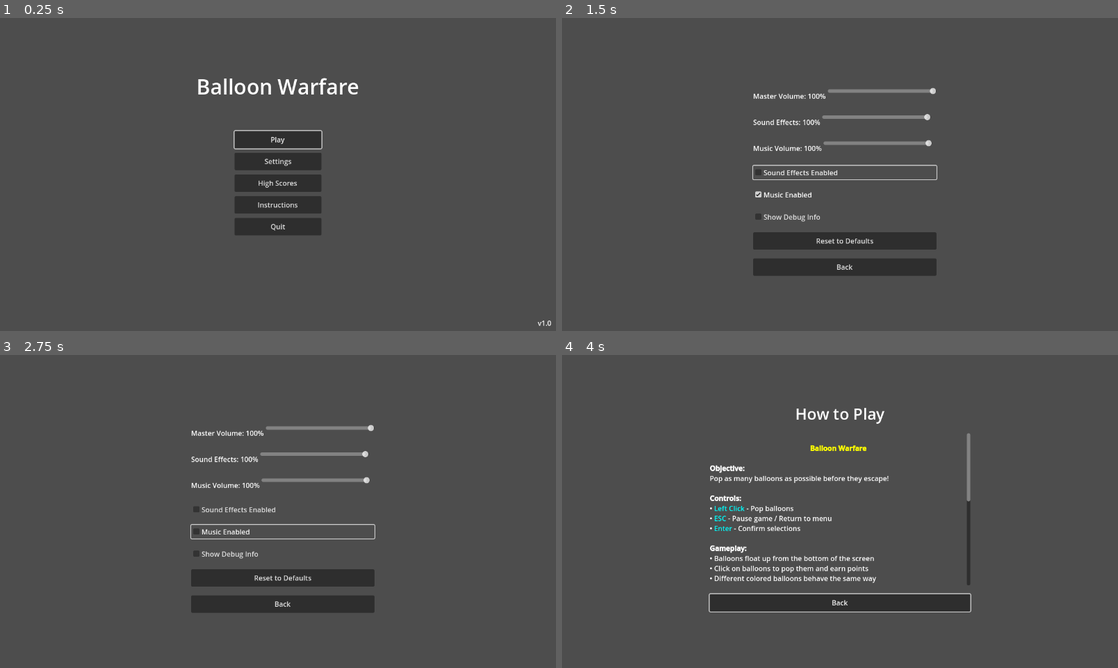
Above: before the commit, frames 1-4 (two rows, left to right).
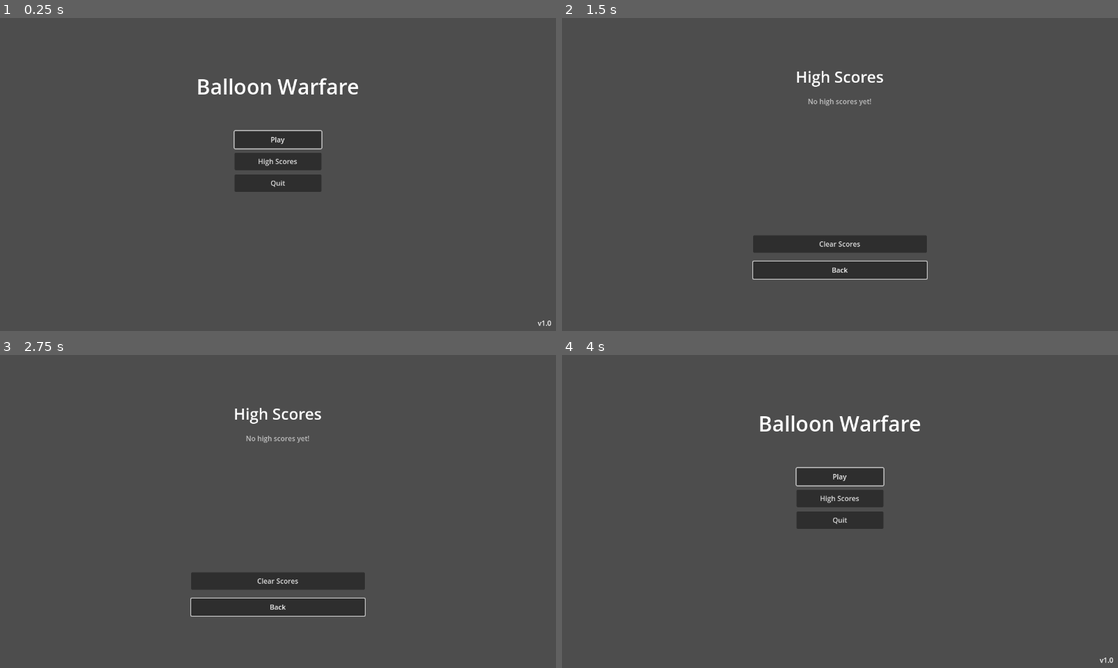
Above: after the commit, the same moments.

Repository: egorlepa/Balloon-Sucker-2
Game: Godot game, scene res://main_menu.tscn
Two runs of this game, one before a commit and one after it. Both use one fixed random seed, a clock stepped at 60 frames per second and the inputs below.
Inputs (mouse positions are in pixels of both pictures, inside the frame that each line leads up to):
- Up to frame 1 (0.25 s): no input
- Up to frame 2 (1.5 s): click (840, 161) at 0.5 s, where only the run before the commit has a clickable "Settings"; click (845, 171) at 1.25 s, where only the run before the commit has a clickable "Sound Effects Enabled"
- Up to frame 3 (2.75 s): click (283, 530) at 2 s, where only the run before the commit has a clickable "Music Enabled"
- Up to frame 4 (4 s): click "Back" at 2.75 s; click (840, 542) at 3.5 s, where only the run before the commit has a clickable "Instructions"

The runs differ from the first frame. In frame 1, 1.8% of the frame differs, in the area x 42-58%, y 44-70%; in frame 2, 3.6%; in frame 3, 3.6%; in frame 4, 8.3%, in the area x 26-100%, y 16-99%.

Commit message:
Better working stuff

Diff:
--- a/game.gd
+++ b/game.gd
@@ -48,8 +48,8 @@
 	GameManager.game_paused.connect(_on_game_paused)
 	GameManager.game_resumed.connect(_on_game_resumed)
 
-	# Update debug info visibility
-	debug_info.visible = GameManager.show_debug_info
+	# Debug info disabled by default
+	debug_info.visible = false
 
 @export var difficulty_curve: Curve
 var difficulty := 0.0
@@ -115,7 +115,8 @@
 
 	var fart := $Fart.duplicate()
 	add_child(fart)
-	GameManager.play_sound_effect(fart, 0.2)
+	fart.volume_db = linear_to_db(0.2)
+	GameManager.play_sound_effect(fart)
 	fart.finished.connect(func():
 		fart.queue_free()
 	)
--- a/game.tscn
+++ b/game.tscn
@@ -58,7 +58,7 @@
 [node name="SpawnTimer" type="Timer" parent="."]
 wait_time = 5.0
 
-[node name="DebugInfo" type="Node2D" parent="."]
+[node name="DebugInfo" type="Control" parent="."]
 z_index = 10
 
 [node name="SpeedLabel" type="Label" parent="DebugInfo"]
--- a/game_manager.gd
+++ b/game_manager.gd
@@ -11,24 +11,12 @@
 var high_scores: Array[int] = []
 var game_paused_state: bool = false
 
-# Audio settings
-var master_volume: float = 1.0
-var sound_effects_volume: float = 1.0
-var music_volume: float = 1.0
-var sound_effects_enabled: bool = true
-var music_enabled: bool = true
-
-# Game settings
-var show_debug_info: bool = false
-
 # High score system
 const MAX_HIGH_SCORES = 10
 const SAVE_FILE_PATH = "user://high_scores.save"
-const SETTINGS_FILE_PATH = "user://settings.save"
 
 func _ready():
 	"""Initialize the GameManager and load saved data."""
-	load_settings()
 	load_high_scores()
 
 func _input(event):
@@ -135,70 +123,7 @@
 				high_scores = loaded_scores
 			file.close()
 
-func save_settings():
-	"""Save game settings to file."""
-	var settings = {
-		"master_volume": master_volume,
-		"sound_effects_volume": sound_effects_volume,
-		"music_volume": music_volume,
-		"sound_effects_enabled": sound_effects_enabled,
-		"music_enabled": music_enabled,
-		"show_debug_info": show_debug_info
-	}
-
-	var file = FileAccess.open(SETTINGS_FILE_PATH, FileAccess.WRITE)
-	if file:
-		file.store_var(settings)
-		file.close()
-
-func load_settings():
-	"""Load game settings from file."""
-	if FileAccess.file_exists(SETTINGS_FILE_PATH):
-		var file = FileAccess.open(SETTINGS_FILE_PATH, FileAccess.READ)
-		if file:
-			var settings = file.get_var()
-			if settings is Dictionary:
-				master_volume = settings.get("master_volume", 1.0)
-				sound_effects_volume = settings.get("sound_effects_volume", 1.0)
-				music_volume = settings.get("music_volume", 1.0)
-				sound_effects_enabled = settings.get("sound_effects_enabled", true)
-				music_enabled = settings.get("music_enabled", true)
-				show_debug_info = settings.get("show_debug_info", false)
-			file.close()
-
-# Audio Management
-func play_sound_effect(audio_stream_player: AudioStreamPlayer, volume_scale: float = 1.0):
-	"""Play a sound effect with proper volume scaling."""
-	if sound_effects_enabled:
-		audio_stream_player.volume_db = linear_to_db(sound_effects_volume * master_volume * volume_scale)
-		audio_stream_player.play()
-
-func set_master_volume(volume: float):
-	"""Set the master volume and save settings."""
-	master_volume = clamp(volume, 0.0, 1.0)
-	save_settings()
-
-func set_sound_effects_volume(volume: float):
-	"""Set the sound effects volume and save settings."""
-	sound_effects_volume = clamp(volume, 0.0, 1.0)
-	save_settings()
-
-func set_music_volume(volume: float):
-	"""Set the music volume and save settings."""
-	music_volume = clamp(volume, 0.0, 1.0)
-	save_settings()
-
-func toggle_sound_effects():
-	"""Toggle sound effects on/off."""
-	sound_effects_enabled = !sound_effects_enabled
-	save_settings()
-
-func toggle_music():
-	"""Toggle music on/off."""
-	music_enabled = !music_enabled
-	save_settings()
-
-func toggle_debug_info():
-	"""Toggle debug info display."""
-	show_debug_info = !show_debug_info
-	save_settings()
+# Simple Audio Management
+func play_sound_effect(audio_stream_player: AudioStreamPlayer):
+	"""Play a sound effect."""
+	audio_stream_player.play()
--- a/instructions.gd
+++ /dev/null
@@ -1,80 +0,0 @@
-extends Control
-
-# Instructions screen controller script
-# Explains how to play the game
-
-@onready var title_label: Label = $VBoxContainer/TitleLabel
-@onready var instructions_text: RichTextLabel = $VBoxContainer/InstructionsText
-@onready var back_button: Button = $VBoxContainer/BackButton
-
-func _ready():
-	"""Initialize the instructions screen."""
-	# Connect button signals
-	back_button.pressed.connect(_on_back_pressed)
-
-	# Set up the display
-	title_label.text = "How to Play"
-
-	# Set up the instructions text
-	var instructions = """
-[center][color=yellow][b]Balloon Warfare[/b][/color][/center]
-
-[b]Objective:[/b]
-Pop as many balloons as possible before they escape!
-
-[b]Controls:[/b]
-• [color=cyan]Left Click[/color] - Pop balloons
-• [color=cyan]ESC[/color] - Pause game / Return to menu
-• [color=cyan]Enter[/color] - Confirm selections
-
-[b]Gameplay:[/b]
-• Balloons float up from the bottom of the screen
-• Click on balloons to pop them and earn points
-• Different colored balloons behave the same way
-• Wind affects balloon movement
-• Game gets harder over time with faster balloons
-
-[b]Health System:[/b]
-• You start with 10 health points
-• Each balloon that escapes costs 1 health
-• Game ends when health reaches 0
-
-[b]Scoring:[/b]
-• Each popped balloon = 1 point
-• Try to beat your high score!
-• Top 10 scores are saved
-
-[b]Tips:[/b]
-• Watch for wind effects - balloons drift sideways
-• Focus on balloons closest to escaping
-• The game gets progressively harder
-• Don't let too many balloons escape at once!
-
-[center][color=green]Good luck and have fun![/color][/center]
-"""
-
-	instructions_text.text = instructions
-
-	# Focus the back button by default
-	back_button.grab_focus()
-
-func _on_back_pressed():
-	"""Handle back button press - return to main menu."""
-	GameManager.return_to_main_menu()
-
-func _input(event):
-	"""Handle input events."""
-	if event.is_action_pressed("ui_cancel"):
-		# ESC key returns to main menu
-		_on_back_pressed()
-
-# Visual effects for buttons
-func _on_back_button_mouse_entered():
-	"""Handle back button hover effect."""
-	var tween = create_tween()
-	tween.tween_property(back_button, "modulate", Color.CYAN, 0.1)
-
-func _on_back_button_mouse_exited():
-	"""Handle back button hover exit effect."""
-	var tween = create_tween()
-	tween.tween_property(back_button, "modulate", Color.WHITE, 0.1)
--- a/instructions.tscn
+++ /dev/null
@@ -1,59 +0,0 @@
-[gd_scene load_steps=3 format=3 uid="uid://17bjt51c1yjp"]
-
-[ext_resource type="Script" path="res://instructions.gd" id="1_instructions"]
-
-[sub_resource type="LabelSettings" id="LabelSettings_1"]
-font_size = 36
-
-[node name="Instructions" type="Control"]
-anchor_right = 1.0
-anchor_bottom = 1.0
-script = ExtResource("1_instructions")
-
-[node name="VBoxContainer" type="VBoxContainer" parent="."]
-anchor_left = 0.5
-anchor_top = 0.5
-anchor_right = 0.5
-anchor_bottom = 0.5
-offset_left = -300.0
-offset_top = -250.0
-offset_right = 300.0
-offset_bottom = 250.0
-theme_override_constants/separation = 20
-
-[node name="TitleLabel" type="Label" parent="VBoxContainer"]
-text = "Instructions"
-label_settings = SubResource("LabelSettings_1")
-horizontal_alignment = 1
-
-[node name="InstructionsText" type="RichTextLabel" parent="VBoxContainer"]
-custom_minimum_size = Vector2(600, 350)
-bbcode_enabled = true
-text = "[center][b]How to Play Balloon Warfare[/b][/center]
-
-[color=yellow]Objective:[/color]
-Pop as many balloons as possible before they escape!
-
-[color=yellow]Controls:[/color]
-• Click on balloons to pop them
-• Press ESC to pause the game
-• Use the mouse to navigate menus
-
-[color=yellow]Gameplay:[/color]
-• Balloons rise from the bottom of the screen
-• Each balloon that escapes costs you 1 health
-• You start with 10 health points
-• Game ends when health reaches 0
-
-[color=yellow]Scoring:[/color]
-• Each popped balloon gives you 1 point
-• Try to beat your high score!
-
-[color=yellow]Tips:[/color]
-• Watch out for wind effects on balloons
-• Game gets harder over time
-• Focus on balloons closest to escaping"
-
-[node name="BackButton" type="Button" parent="VBoxContainer"]
-custom_minimum_size = Vector2(200, 40)
-text = "Back"
--- a/main_menu.gd
+++ b/main_menu.gd
@@ -4,9 +4,7 @@
 # Handles navigation between different menu screens
 
 @onready var play_button: Button = $VBoxContainer/PlayButton
-@onready var settings_button: Button = $VBoxContainer/SettingsButton
 @onready var high_scores_button: Button = $VBoxContainer/HighScoresButton
-@onready var instructions_button: Button = $VBoxContainer/InstructionsButton
 @onready var quit_button: Button = $VBoxContainer/QuitButton
 
 @onready var title_label: Label = $TitleLabel
@@ -16,9 +14,7 @@
 	"""Initialize the main menu."""
 	# Connect button signals
 	play_button.pressed.connect(_on_play_pressed)
-	settings_button.pressed.connect(_on_settings_pressed)
 	high_scores_button.pressed.connect(_on_high_scores_pressed)
-	instructions_button.pressed.connect(_on_instructions_pressed)
 	quit_button.pressed.connect(_on_quit_pressed)
 
 	# Set up the UI
@@ -37,17 +33,9 @@
 	"""Handle play button press - start new game."""
 	GameManager.start_new_game()
 
-func _on_settings_pressed():
-	"""Handle settings button press - open settings menu."""
-	GameManager.change_scene("res://settings_menu.tscn")
-
 func _on_high_scores_pressed():
 	"""Handle high scores button press - show high scores."""
 	GameManager.change_scene("res://high_scores.tscn")
-
-func _on_instructions_pressed():
-	"""Handle instructions button press - show how to play."""
-	GameManager.change_scene("res://instructions.tscn")
 
 func _on_quit_pressed():
 	"""Handle quit button press - exit game."""
--- a/main_menu.tscn
+++ b/main_menu.tscn
@@ -10,6 +10,8 @@
 anchors_preset = 15
 anchor_right = 1.0
 anchor_bottom = 1.0
+grow_horizontal = 2
+grow_vertical = 2
 script = ExtResource("1_main_menu")
 
 [node name="TitleLabel" type="Label" parent="."]
@@ -56,21 +58,11 @@
 layout_mode = 2
 text = "Play"
 
-[node name="SettingsButton" type="Button" parent="VBoxContainer"]
-custom_minimum_size = Vector2(200, 40)
-layout_mode = 2
-text = "Settings"
-
 [node name="HighScoresButton" type="Button" parent="VBoxContainer"]
 custom_minimum_size = Vector2(200, 40)
 layout_mode = 2
 text = "High Scores"
 
-[node name="InstructionsButton" type="Button" parent="VBoxContainer"]
-custom_minimum_size = Vector2(200, 40)
-layout_mode = 2
-text = "Instructions"
-
 [node name="QuitButton" type="Button" parent="VBoxContainer"]
 custom_minimum_size = Vector2(200, 40)
 layout_mode = 2
--- a/settings_menu.gd
+++ /dev/null
@@ -1,123 +0,0 @@
-extends Control
-
-# Settings Menu controller script
-# Handles audio, video, and gameplay settings
-
-@onready var master_volume_slider: HSlider = $VBoxContainer/MasterVolumeContainer/MasterVolumeSlider
-@onready var sound_effects_slider: HSlider = $VBoxContainer/SoundEffectsContainer/SoundEffectsSlider
-@onready var music_volume_slider: HSlider = $VBoxContainer/MusicVolumeContainer/MusicVolumeSlider
-
-@onready var master_volume_label: Label = $VBoxContainer/MasterVolumeContainer/MasterVolumeLabel
-@onready var sound_effects_label: Label = $VBoxContainer/SoundEffectsContainer/SoundEffectsLabel
-@onready var music_volume_label: Label = $VBoxContainer/MusicVolumeContainer/MusicVolumeLabel
-
-@onready var sound_effects_toggle: CheckBox = $VBoxContainer/SoundEffectsToggle
-@onready var music_toggle: CheckBox = $VBoxContainer/MusicToggle
-@onready var debug_info_toggle: CheckBox = $VBoxContainer/DebugInfoToggle
-
-@onready var back_button: Button = $VBoxContainer/BackButton
-@onready var reset_button: Button = $VBoxContainer/ResetButton
-
-func _ready():
-	"""Initialize the settings menu with current values."""
-	# Set up sliders
-	master_volume_slider.min_value = 0.0
-	master_volume_slider.max_value = 1.0
-	master_volume_slider.step = 0.05
-
-	sound_effects_slider.min_value = 0.0
-	sound_effects_slider.max_value = 1.0
-	sound_effects_slider.step = 0.05
-
-	music_volume_slider.min_value = 0.0
-	music_volume_slider.max_value = 1.0
-	music_volume_slider.step = 0.05
-
-	# Load current settings
-	_load_current_settings()
-
-	# Connect signals
-	master_volume_slider.value_changed.connect(_on_master_volume_changed)
-	sound_effects_slider.value_changed.connect(_on_sound_effects_volume_changed)
-	music_volume_slider.value_changed.connect(_on_music_volume_changed)
-
-	sound_effects_toggle.toggled.connect(_on_sound_effects_toggled)
-	music_toggle.toggled.connect(_on_music_toggled)
-	debug_info_toggle.toggled.connect(_on_debug_info_toggled)
-
-	back_button.pressed.connect(_on_back_pressed)
-	reset_button.pressed.connect(_on_reset_pressed)
-
-	# Focus the back button by default
-	back_button.grab_focus()
-
-func _load_current_settings():
-	"""Load current settings from GameManager."""
-	master_volume_slider.value = GameManager.master_volume
-	sound_effects_slider.value = GameManager.sound_effects_volume
-	music_volume_slider.value = GameManager.music_volume
-
-	sound_effects_toggle.button_pressed = GameManager.sound_effects_enabled
-	music_toggle.button_pressed = GameManager.music_enabled
-	debug_info_toggle.button_pressed = GameManager.show_debug_info
-
-	_update_volume_labels()
-
-func _update_volume_labels():
-	"""Update volume percentage labels."""
-	master_volume_label.text = "Master Volume: " + str(int(master_volume_slider.value * 100)) + "%"
-	sound_effects_label.text = "Sound Effects: " + str(int(sound_effects_slider.value * 100)) + "%"
-	music_volume_label.text = "Music Volume: " + str(int(music_volume_slider.value * 100)) + "%"
-
-func _on_master_volume_changed(value: float):
-	"""Handle master volume slider change."""
-	GameManager.set_master_volume(value)
-	_update_volume_labels()
-
-func _on_sound_effects_volume_changed(value: float):
-	"""Handle sound effects volume slider change."""
-	GameManager.set_sound_effects_volume(value)
-	_update_volume_labels()
-
-func _on_music_volume_changed(value: float):
-	"""Handle music volume slider change."""
-	GameManager.set_music_volume(value)
-	_update_volume_labels()
-
-func _on_sound_effects_toggled(button_pressed: bool):
-	"""Handle sound effects toggle."""
-	GameManager.sound_effects_enabled = button_pressed
-	GameManager.save_settings()
-
-func _on_music_toggled(button_pressed: bool):
-	"""Handle music toggle."""
-	GameManager.music_enabled = button_pressed
-	GameManager.save_settings()
-
-func _on_debug_info_toggled(button_pressed: bool):
-	"""Handle debug info toggle."""
-	GameManager.show_debug_info = button_pressed
-	GameManager.save_settings()
-
-func _on_back_pressed():
-	"""Handle back button press - return to main menu."""
-	GameManager.return_to_main_menu()
-
-func _on_reset_pressed():
-	"""Handle reset button press - reset all settings to default."""
-	GameManager.master_volume = 1.0
-	GameManager.sound_effects_volume = 1.0
-	GameManager.music_volume = 1.0
-	GameManager.sound_effects_enabled = true
-	GameManager.music_enabled = true
-	GameManager.show_debug_info = false
-	GameManager.save_settings()
-
-	# Reload the UI
-	_load_current_settings()
-
-func _input(event):
-	"""Handle input events."""
-	if event.is_action_pressed("ui_cancel"):
-		# ESC key returns to main menu
-		_on_back_pressed()
--- a/settings_menu.tscn
+++ /dev/null
@@ -1,77 +0,0 @@
-[gd_scene load_steps=2 format=3 uid="uid://c8v7knbihqi4u"]
-
-[ext_resource type="Script" path="res://settings_menu.gd" id="1_settings"]
-
-[node name="SettingsMenu" type="Control"]
-anchor_right = 1.0
-anchor_bottom = 1.0
-script = ExtResource("1_settings")
-
-[node name="VBoxContainer" type="VBoxContainer" parent="."]
-anchor_left = 0.5
-anchor_top = 0.5
-anchor_right = 0.5
-anchor_bottom = 0.5
-offset_left = -200.0
-offset_top = -200.0
-offset_right = 200.0
-offset_bottom = 200.0
-theme_override_constants/separation = 20
-
-[node name="MasterVolumeContainer" type="HBoxContainer" parent="VBoxContainer"]
-custom_minimum_size = Vector2(400, 40)
-
-[node name="MasterVolumeLabel" type="Label" parent="VBoxContainer/MasterVolumeContainer"]
-custom_minimum_size = Vector2(150, 0)
-text = "Master Volume:"
-
-[node name="MasterVolumeSlider" type="HSlider" parent="VBoxContainer/MasterVolumeContainer"]
-custom_minimum_size = Vector2(250, 0)
-max_value = 1.0
-step = 0.01
-value = 1.0
-
-[node name="SoundEffectsContainer" type="HBoxContainer" parent="VBoxContainer"]
-custom_minimum_size = Vector2(400, 40)
-
-[node name="SoundEffectsLabel" type="Label" parent="VBoxContainer/SoundEffectsContainer"]
-custom_minimum_size = Vector2(150, 0)
-text = "Sound Effects:"
-
-[node name="SoundEffectsSlider" type="HSlider" parent="VBoxContainer/SoundEffectsContainer"]
-custom_minimum_size = Vector2(250, 0)
-max_value = 1.0
-step = 0.01
-value = 1.0
-
-[node name="MusicVolumeContainer" type="HBoxContainer" parent="VBoxContainer"]
-custom_minimum_size = Vector2(400, 40)
-
-[node name="MusicVolumeLabel" type="Label" parent="VBoxContainer/MusicVolumeContainer"]
-custom_minimum_size = Vector2(150, 0)
-text = "Music Volume:"
-
-[node name="MusicVolumeSlider" type="HSlider" parent="VBoxContainer/MusicVolumeContainer"]
-custom_minimum_size = Vector2(250, 0)
-max_value = 1.0
-step = 0.01
-value = 1.0
-
-[node name="SoundEffectsToggle" type="CheckBox" parent="VBoxContainer"]
-button_pressed = true
-text = "Sound Effects Enabled"
-
-[node name="MusicToggle" type="CheckBox" parent="VBoxContainer"]
-button_pressed = true
-text = "Music Enabled"
-
-[node name="DebugInfoToggle" type="CheckBox" parent="VBoxContainer"]
-text = "Show Debug Info"
-
-[node name="ResetButton" type="Button" parent="VBoxContainer"]
-custom_minimum_size = Vector2(200, 40)
-text = "Reset to Defaults"
-
-[node name="BackButton" type="Button" parent="VBoxContainer"]
-custom_minimum_size = Vector2(200, 40)
-text = "Back"
Not shown, removed: instructions.gd.uid
Not shown, removed: settings_menu.gd.uid
